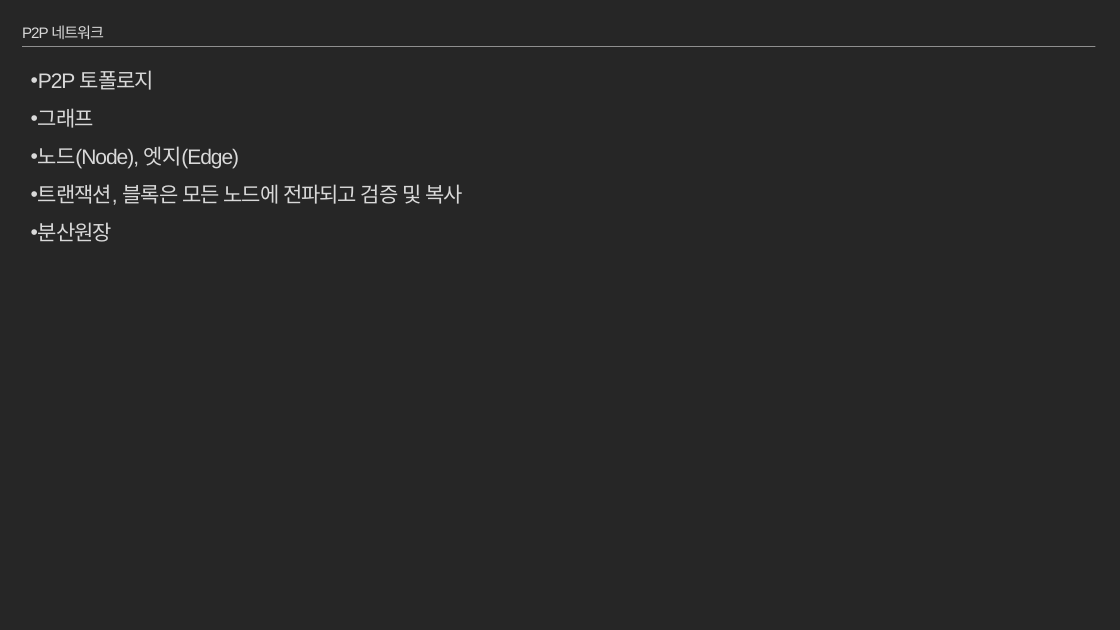
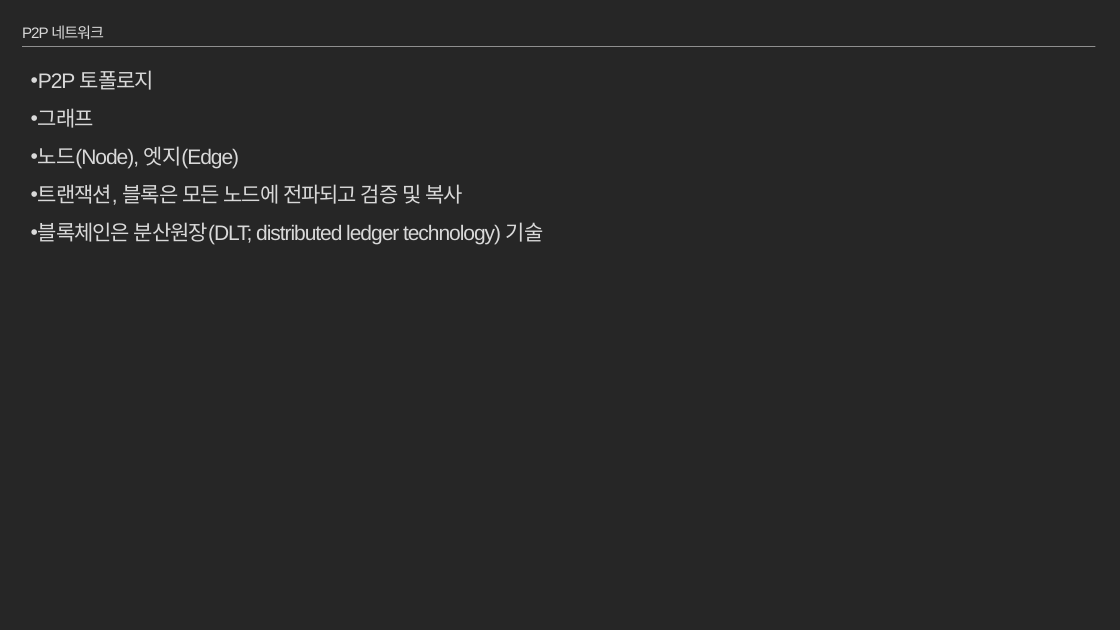
Before and after one commit to moss0801/blockchain-doc, a slide deck: slide 42 of General/Blockchain Part1.pptx (slide 41 before the commit). Drawn at 1120x630 pixels with LibreOffice and Linux fonts; fonts in the diff are those of the drawing. Boxes give left, top, right and bottom in pixels: in the first picture for what was removed or moved away, otherwise in the second. Text is boxed around its words. In the diff, an @@ line names an element or a change of style, - is before the commit and + after.

```diff
--- a/General/Blockchain Part1.pptx
+++ b/General/Blockchain Part1.pptx
@@ text at <box>38,222,544,245</box>: text changed @@
-• 분산원장
+• 블록체인은 분산원장(DLT; distributed ledger technology) 기술
```
Also in this commit, not shown: 16 other slides changed, 3 slides added.
